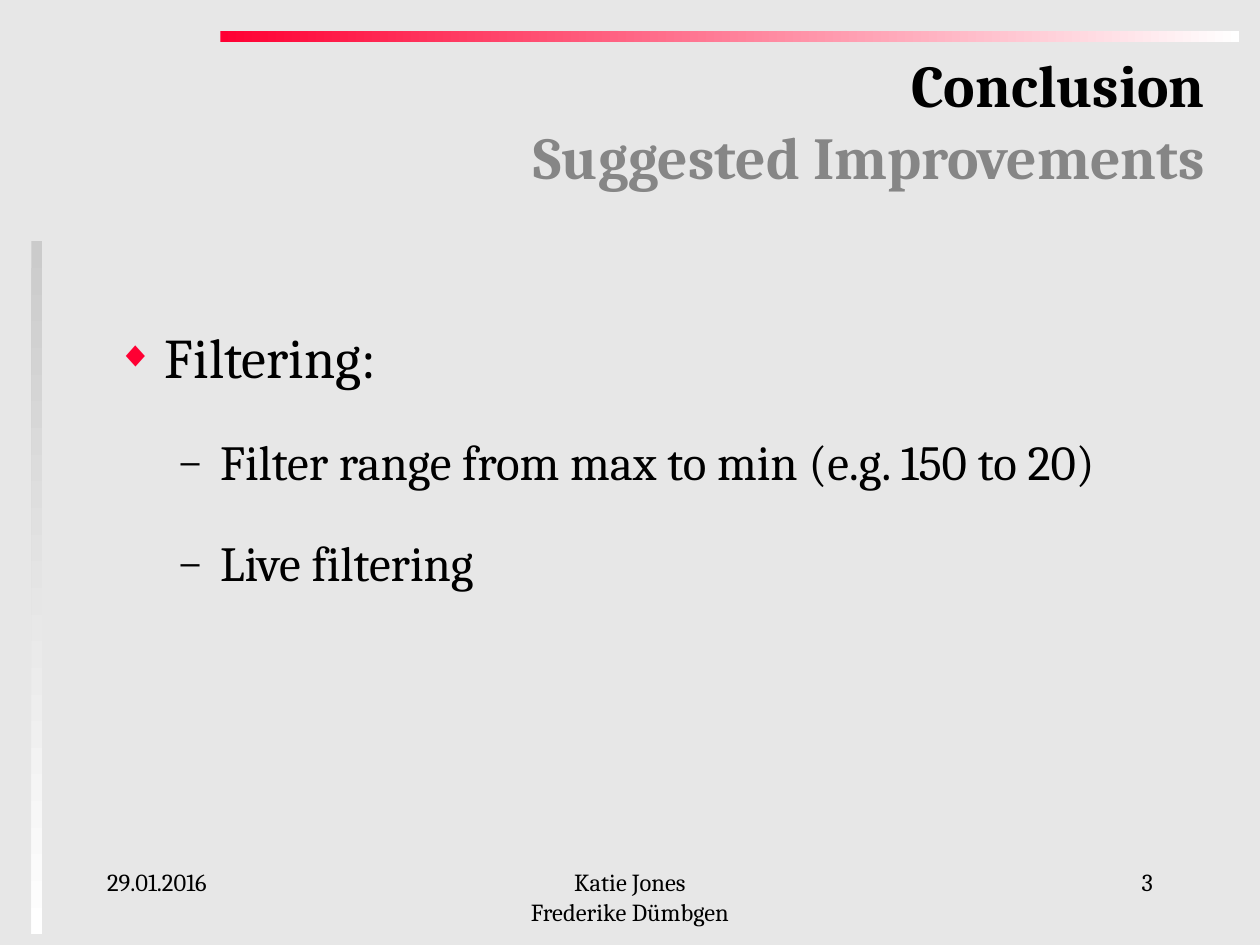
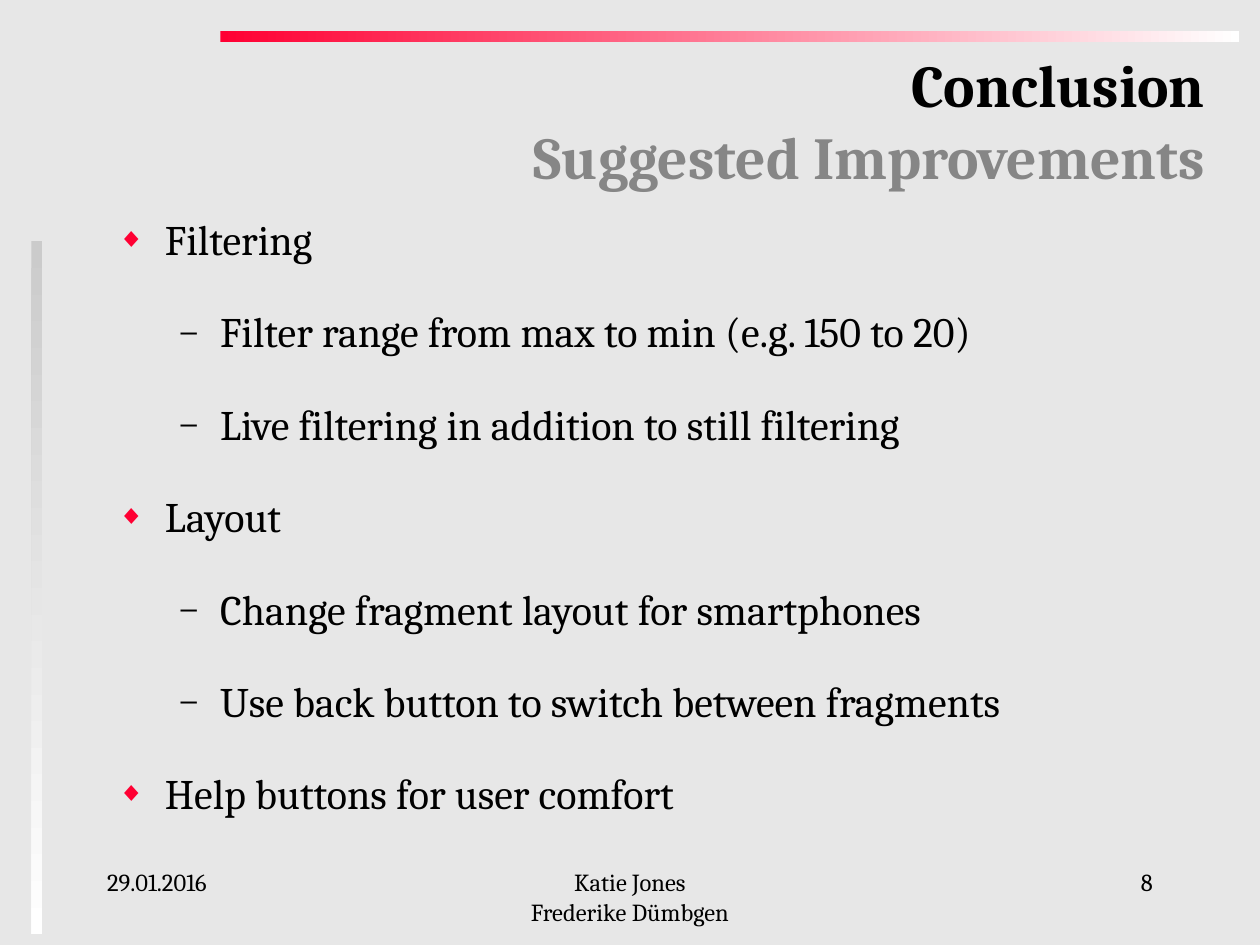
Before and after one commit to katie-jones/impro, a slide deck: slide 8 of FinalPresentation.pptx (slide 3 before the commit). Drawn at 1260x945 pixels with LibreOffice and Linux fonts; fonts in the diff are those of the drawing. Boxes give left, top, right and bottom in pixels: in the first picture for what was removed or moved away, otherwise in the second. Text is boxed around its words. In the diff, an @@ line names an element or a change of style, - is before the commit and + after.

```diff
--- a/FinalPresentation.pptx
+++ b/FinalPresentation.pptx
@@ text at <box>165,225,312,265</box>: text changed; size 32 to 24 pt @@
-◆ Filtering:
+◆ Filtering
@@ text at <box>220,317,971,357</box>: size 28 to 24 pt in "Filter range from max to min (e.g. ..." @@
@@ text at <box>165,410,1000,818</box>: text changed; size 28 to 24 pt @@
-  – Live filtering
+  – Live filtering in addition to still filtering
+◆ Layout
+  – Change fragment layout for smartphones
+  – Use back button to switch between fragments
+◆ Help buttons for user comfort
@@ page number at <box>1141,874,1153,891</box>: text changed @@
-3
+8
```
Also in this commit, not shown: 1 other slide changed, 5 slides added, 18 other files.
